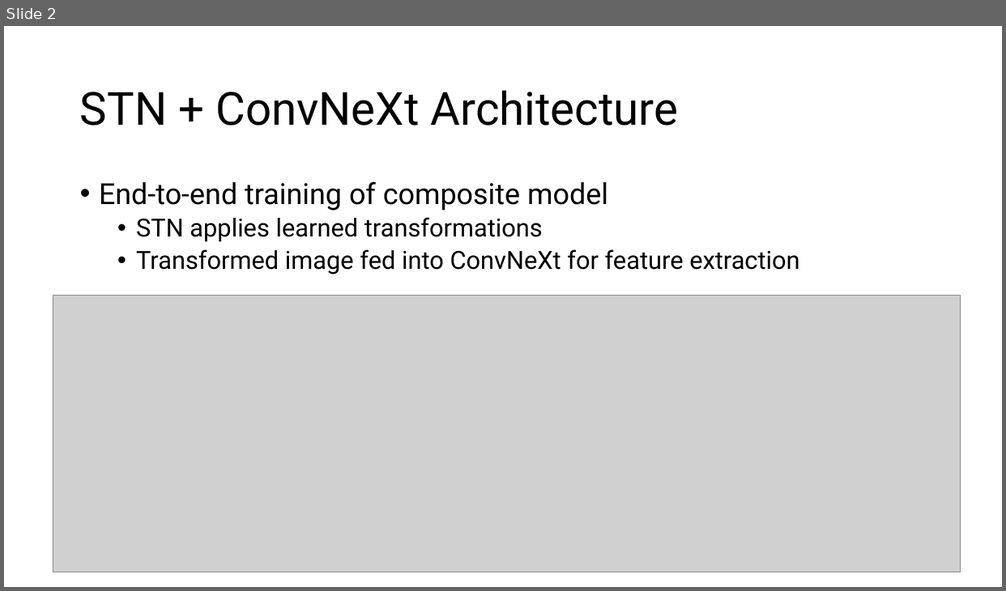
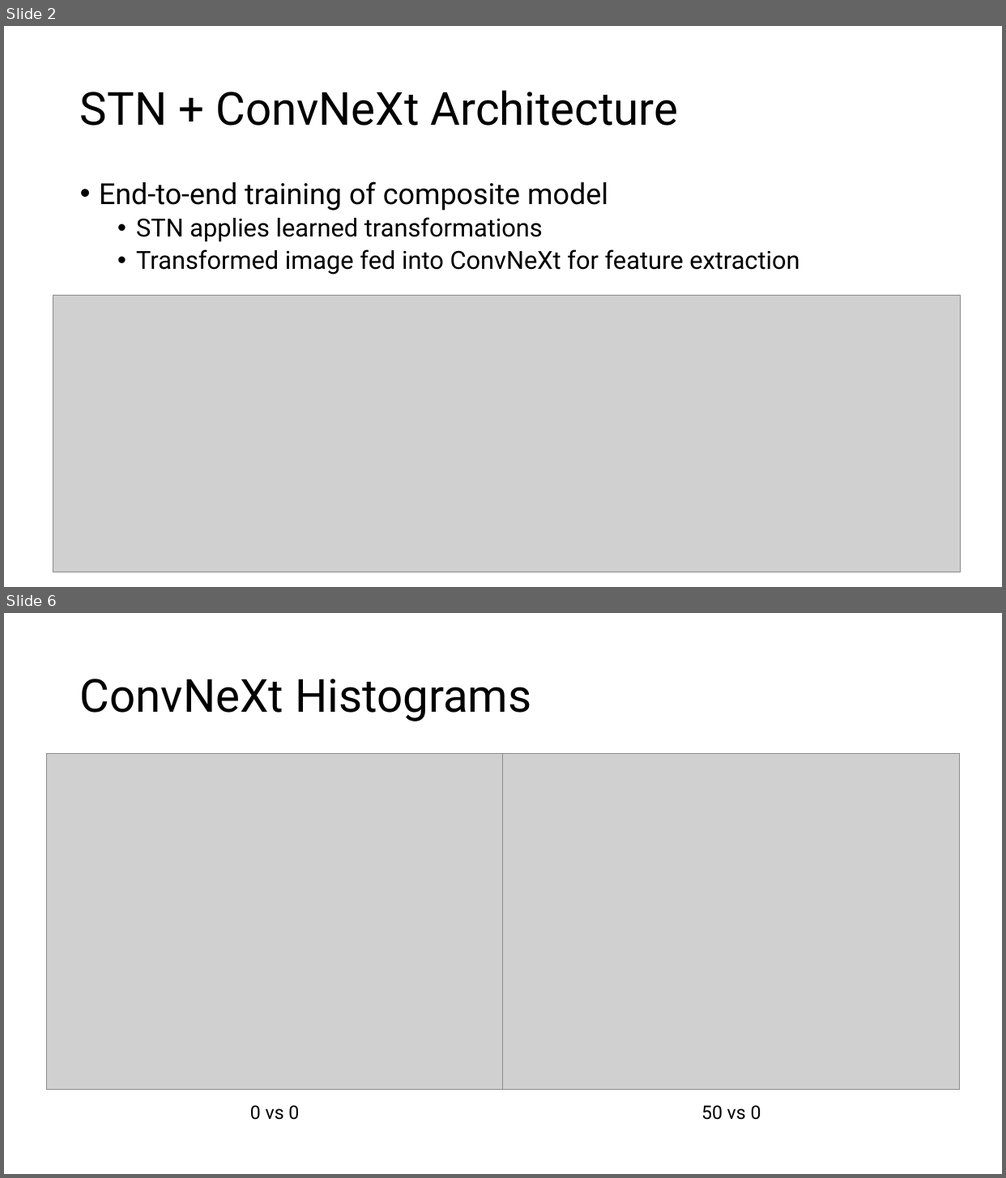
Before and after one commit to danieltebor/iris-recognition, a slide deck: archive/triplet-loss-open-world/stn-presentation.pptx. Shown one above the other, each under a label of ours: slide 2 before the commit, slides 2 and 6 after it; the slides between them are not shown. The pictures are 1006x591 and 1006x1178 pixels, drawn with LibreOffice and Linux fonts; fonts in the diff are those of the drawing; grey boxes stand for pictures. Boxes give left, top, right and bottom in pixels: in the first picture for what was removed or moved away, otherwise in the second. Text is boxed around its words. In the diff, an @@ line names an element or a change of style, - is before the commit and + after.

```diff
--- a/archive/triplet-loss-open-world/stn-presentation.pptx
+++ b/archive/triplet-loss-open-world/stn-presentation.pptx
@@ slide 6 added at (4, 613, 1002, 1174), background #FFFFFF @@
@@ title added at (80, 679, 531, 722), 44 pt, text #000000 @@
+ConvNeXt Histograms
@@ picture added at (47, 753, 503, 1090) @@
@@ picture added at (503, 753, 960, 1090) @@
@@ text added at (250, 1105, 299, 1120), 18 pt, text #000000 @@
+0 vs 0
@@ text added at (701, 1105, 761, 1120), 18 pt, text #000000 @@
+50 vs 0
```
Also in this commit, not shown: 2 slides changed, 1 other slide added, 11 other files.
